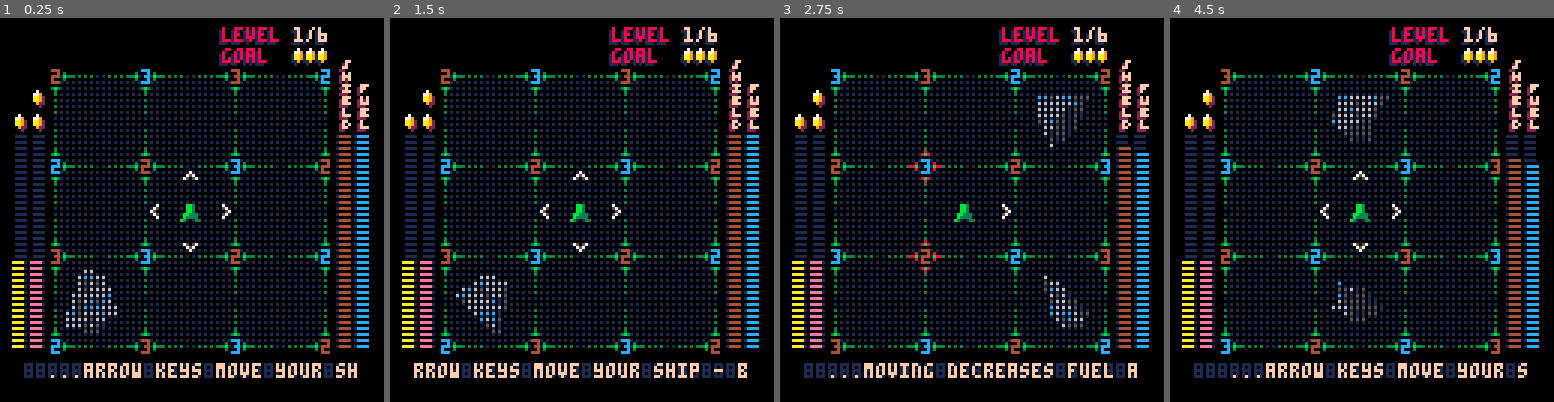
Above: before the commit, frames 1-4 (left to right).
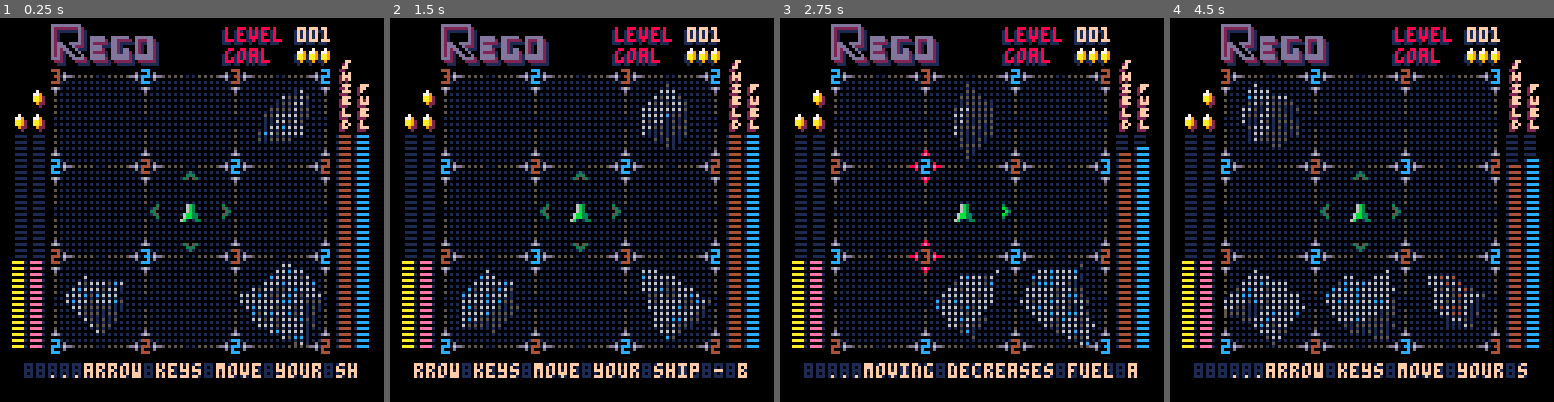
Above: after the commit, the same moments.

Repository: jharlan/regolith_steam
Game: PICO-8 cartridge regolith_steam.p8
Same seed, same stepped clock (60 frames per second), same inputs: the game is played once before the commit and once after it.
Inputs:
- Up to frame 1 (0.25 s): no input
- Up to frame 2 (1.5 s): tap X (X key) at 0.33, 1.07 s; tap O (Z key) at 0.7 s
- Up to frame 3 (2.75 s): hold Right 1.6-2.1 s; tap O (Z key) at 1.7, 2.1, 2.5 s; tap X (X key) at 1.85 s; hold Up 2.15-2.42 s; hold Right from 2.47 s (still down)
- Up to frame 4 (4.5 s): tap O (Z key) every 0.4 s from 2.9 to 4.1 s; tap X (X key) at 2.97, 4.08 s; release Right at 3.03 s; hold Left 3.08-3.58 s; hold Down 3.63-3.97 s; hold Right from 4.02 s (still down)

The runs differ from the first frame. In frame 1, 7.7% of the frame differs, in the area x 13-86%, y 1-87%; in frame 2, 7.5%; in frame 3, 7.8%; in frame 4, 8.7%, in the area x 13-97%, y 1-87%.

Commit message:
grey grid interface and green arrow target

Diff:
--- a/regolith_steam.p8
+++ b/regolith_steam.p8
@@ -489,12 +489,12 @@
 --]]
 
   local dtb={n=3,w=1,s=2,e=0} -- dir to button translate
-  local dir_vector = {n={0,-1},e={1,0},s={0,1},w={-1,0}}
+  local dir_vector={n={0,-1},e={1,0},s={0,1},w={-1,0}}
   local dx,dy=dir_vector[dir][1],dir_vector[dir][2]
 
   local assist=(player.lvl==1 and player.move_count<3)
 
-  local start_frame=cur_frame
+  local start_frame=tc.f0
   local timer=1
 
   -- thrust ship portion
@@ -506,6 +506,7 @@
       if (timer==8) then
         sfx(2)
         if (assist) then
+          tc.ac=11
           tc.s0,tc.s2,tc.c0,tc.c2,lines="MOVE","COST",15,15,{0,clvl.lines[5]}
           while (not btnp(dtb[dir])) do
             toggle_beacons(dir,get_tog(start_frame,cur_frame,6))
@@ -937,15 +938,16 @@
   for i=0,clvl.goal-1 do
     local gspr=(player.goal_attain-i > 0) and 98 or 82
     pal(2,1)
-    spr(98,67+i*4+26+1,10)
+    spr(98,67+i*4+26+2,10)
     pal()
-    spr(gspr,67+i*4+28,9)
+    spr(gspr,67+i*4+29,9)
   end
 end
 
 function draw_target()
 
   pal(5,tc:get_color()) -- arrow colors shared
+  pal(7,3)
   if(tc.an) spr(8,60,51,1,1,false,true) -- north
   if(tc.aw) spr(7,50,60,1,1,false,true) -- west
   if(tc.as) spr(8,59,70,1,1,true,false) -- south
@@ -958,11 +960,14 @@
   end
 
   if(tc.s2!="") then
-    rectfill(tc.ship_x-#tc.s2*2+5,tc.ship_y+11,tc.ship_x-#tc.s2*2+4+#tc.s2*4,tc.ship_y+15,1)
-    print(tc.s2,tc.ship_x-#tc.s2*2+5,tc.ship_y+10,tc.c2)
-  end
-
-  spr(tc.ship_spr,tc.ship_x,tc.ship_y+2,1,1)
+    rectfill(tc.ship_x-#tc.s2*2+5,tc.ship_y+11,tc.ship_x-#tc.s2*2+4+#tc.s2*4,tc.ship_y+14,1)
+    print(tc.s2,tc.ship_x-#tc.s2*2+5,tc.ship_y+9,tc.c2)
+  end
+
+  --spr(tc.ship_spr,tc.ship_x+1,tc.ship_y+2+1)
+  --pal(2,14)
+  spr(tc.ship_spr,tc.ship_x,tc.ship_y+2)
+
 end
 
 -- cost beacons
@@ -972,9 +977,7 @@
     -- beacon
     for row=1,13,2 do
       local beacon=new_beacons[col][row]
-      if (beacon.toggle) then
-        pal(3,8)
-      end
+      if (beacon.toggle) pal({[13]=8,[6]=14})
       -- ring
       spr(1,x0+col*15-5-30,y0+row*15+1-5-30,1,1,true,true)
       spr(1,x0+col*15-30,y0+row*15+1-30)
@@ -987,7 +990,7 @@
         beacon.color
       )
       -- edge
-      pal(8,3)
+      pal(8,5)
       spr(3,x0+col*15+1-30,y0+row*15+8-30)
       spr(3,x0+col*15+1-30,y0+row*15-10-30)
       spr(4,x0+col*15+7-30,y0+row*15+2-30)
@@ -1050,21 +1053,19 @@
 function draw_upper()
   --print("8888888888",72,4,1)
   --print("8888888888",72,10,1)
-  print("level",73,4,1)
-  print("level",74,3,8)
-  print(" "..tostr(player.lvl).."/"..tostr(#lvl_list),93,4,1)
-  print(" "..tostr(player.lvl).."/"..tostr(#lvl_list),94,3,15)
-  print("goal",73,11,1)
-  print("goal",74,10,8)
+  print("level",74,4,1)
+  print("level",75,3,8)
+  print(" 00"..tostr(player.lvl),94,4,1)
+  print(" 00"..tostr(player.lvl),95,3,15)
+  print("goal",74,11,1)
+  print("goal",75,10,8)
   draw_goal()
-  --[[
   pal(4,1)
   spr(128,16,2,5,2)
   pal(4,2)
   spr(128,15,1,5,2)
   pal(4,13)
   spr(128,14,0,5,2)
---]]
 end
 
 function draw_vert_meters()
Not shown, changed: 25 lines of the sprite sheet (__gfx__) section of regolith_steam.p8
